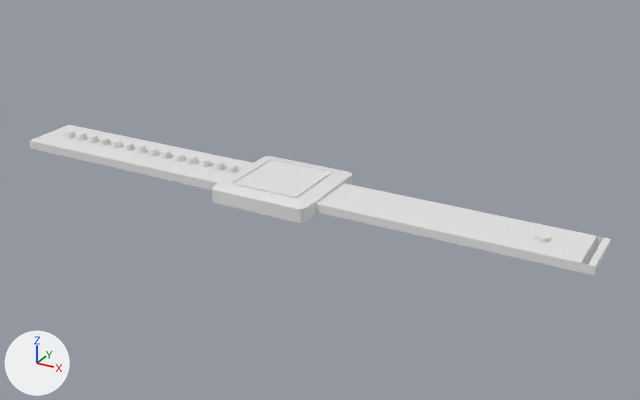
Renders of the FBX model Assets/Reloj.fbx from each side of a commit.
One viewpoint serves both versions: a camera (50 mm lens) standing at (8.08, -13.26, 6.51) and looking at (0.65, 0.24, -0.25). Arrows for +X, +Y and +Z are at lower left; the lights stay in place. The first picture is the older version. Where no turn or scale is listed for an object, it has been applied to the vertices.
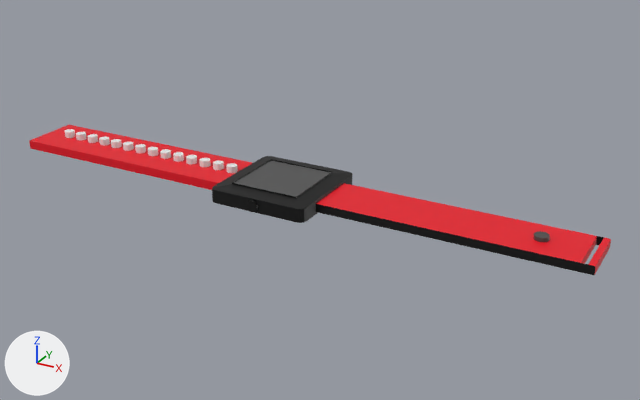
Changed parts and their boxes (x1, y1, x2, y2) in the pictures (640 x 400 px):
'Cylinder.002', added: after (246, 200, 258, 212)
part 1 of me_cube_002, recoloured (white to red): (29, 125, 252, 190) in both
part 2 of me_cube_002, recoloured (white to red): (316, 183, 611, 274) in both
part 3 of me_cube_002, recoloured (white to black): (212, 156, 352, 223) in both
part 4 of me_cube_002, recoloured (white to black): (573, 236, 604, 275) in both
part 5 of me_cube_002, recoloured: (316, 204, 574, 271) in both
part 6 of me_cube_002, recoloured (white to dark grey): (234, 160, 331, 197) in both

Edits to the bpy script that builds the scene:
```text
Add mat_material_004:
    mat_material_004 = principled_material('Material.004')
    mat_material_004.base_color = (0.0, 0.0, 0.0)  # black #000000
Add mat_material_005:
    mat_material_005 = principled_material('Material.005')
    mat_material_005.base_color = (0.0826, 0.0826, 0.0826)  # dark grey #515151
Add mat_material_001:
    mat_material_001 = principled_material('Material.001')
    mat_material_001.base_color = (1.0, 1.0, 1.0)  # white #ffffff
Add mat_material_003:
    mat_material_003 = principled_material('Material.003')
    mat_material_003.base_color = (0.801, 0.0, 0.0125)  # red #e7001d
Add mat_ruedita:
    mat_ruedita = principled_material('Ruedita')
    mat_ruedita.base_color = (0.0, 0.0, 0.0)  # black #000000
Change me_cube_002:
    where me_cube_002.from_pydata(...)  # 467 vertices, 266 faces; spans x -5.96..5.95, y -1.0..1.0, z -0.16..0.18
    used by ob_cube; location = (0.0, 0.0, 0.0)
    me_cube_002 part 1: 33 of the faces centred in x -5.96..-1.08, y -0.6..0.6, z -0.11..0.06 switch from no material to mat_material_003 (red #e7001d)
    me_cube_002 part 2: 9 of the faces centred in x 3.31..5.95, y 0.0, z -0.11..0.06 switch from no material to mat_material_003 (red #e7001d)
    me_cube_002 part 3: 45 of the faces centred in x -1.0..1.0, y -1.0..1.0, z -0.16..0.17 switch from no material to mat_material_004 (black #000000)
    me_cube_002 part 4: 6 of the faces centred in x 5.67..5.89, y -0.55..0.55, z -0.02 switch from no material to mat_material_004 (black #000000)
    me_cube_002 part 5: 2 of the faces centred in x 3.31, y -0.55..0.55, z -0.02 switch from no material to mat_material_004 (black #000000)
    me_cube_002 part 6: the 1 face centred in x 0.0, y -0.01, z 0.16 switches from no material to mat_material_005 (dark grey #515151)
    add me_cube_002.materials.append(mat_material_001)  # white #ffffff
    add me_cube_002.materials.append(mat_material_005)  # dark grey #515151
Add me_cylinder_002_1:
    me_cylinder_002_1.from_pydata(...)  # a 32-sided cylinder along y spanning x -0.11..0.11, y -0.029..0.029, z -0.11..0.11
    me_cylinder_002_1.materials.append(mat_ruedita)  # black #000000
Add ob_cylinder_002:
    ob_cylinder_002 = bpy.data.objects.new('Cylinder.002', me_cylinder_002_1)
    ob_cylinder_002.location = (-0.05, -1.02, -0.03)
```
